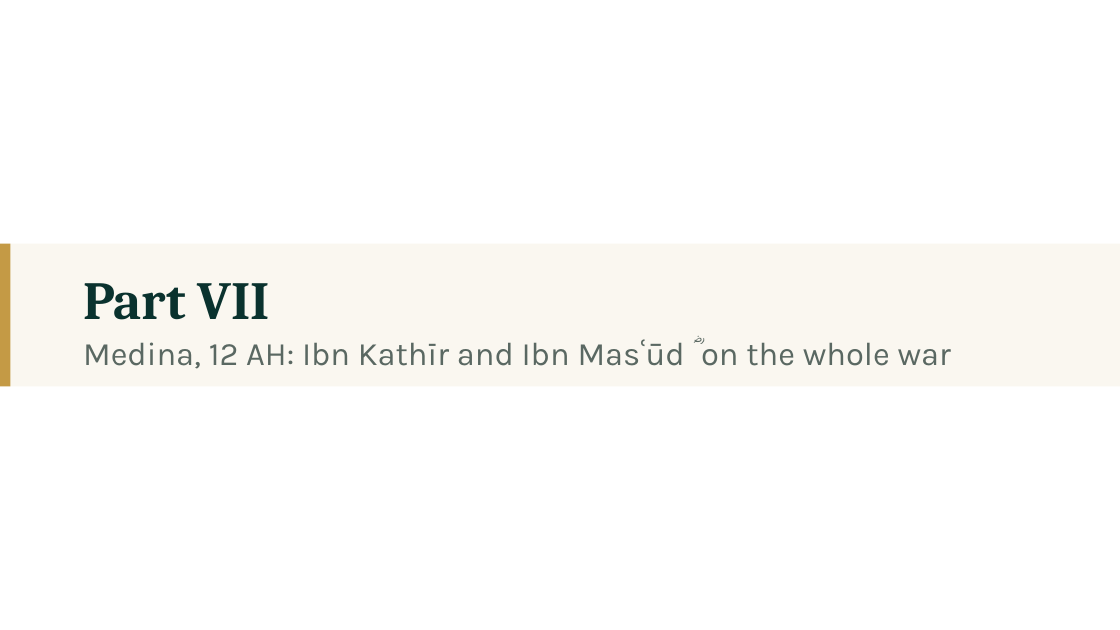
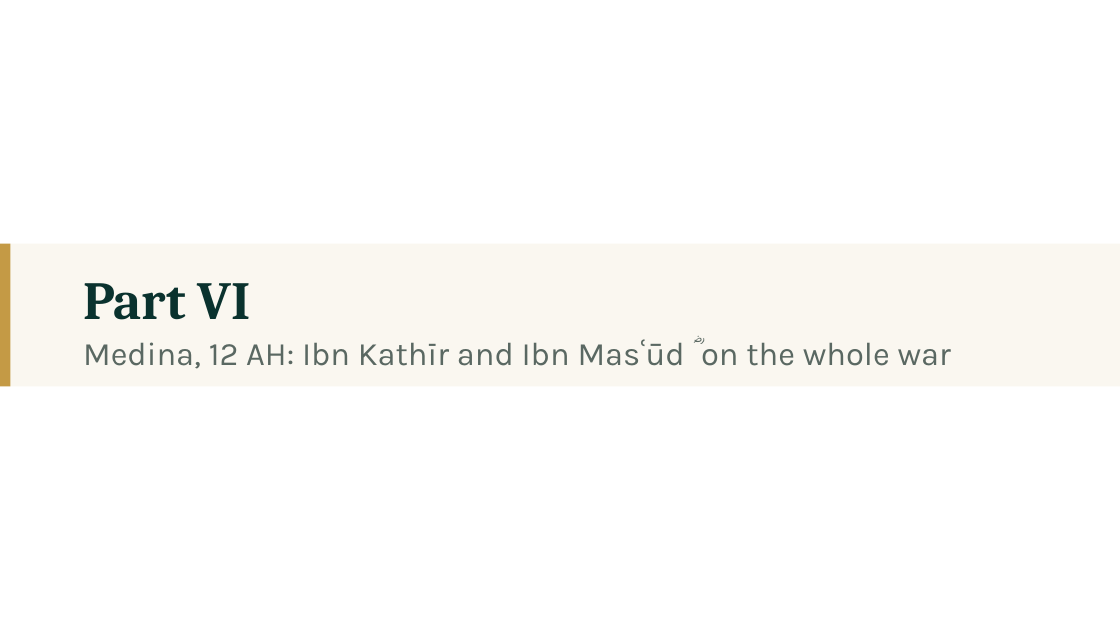
Before and after one commit to daniyalyasin93/2026SeptemberIslamicHistoryClass, a slide deck: slide 75 of S06_hadramawt_bahrayn/S06.pptx (slide 83 before the commit). Drawn at 1120x630 pixels with LibreOffice and Linux fonts; fonts in the diff are those of the drawing. Boxes give left, top, right and bottom in pixels: in the first picture for what was removed or moved away, otherwise in the second. Text is boxed around its words. In the diff, an @@ line names an element or a change of style, - is before the commit and + after.

```diff
--- a/S06_hadramawt_bahrayn/S06.pptx
+++ b/S06_hadramawt_bahrayn/S06.pptx
@@ text at box(83, 283, 251, 320): text changed @@
-Part VII
+Part VI
```
Also in this commit, not shown: 6 other slides changed, 2 slides added, 12 slides removed, 18 other files.
